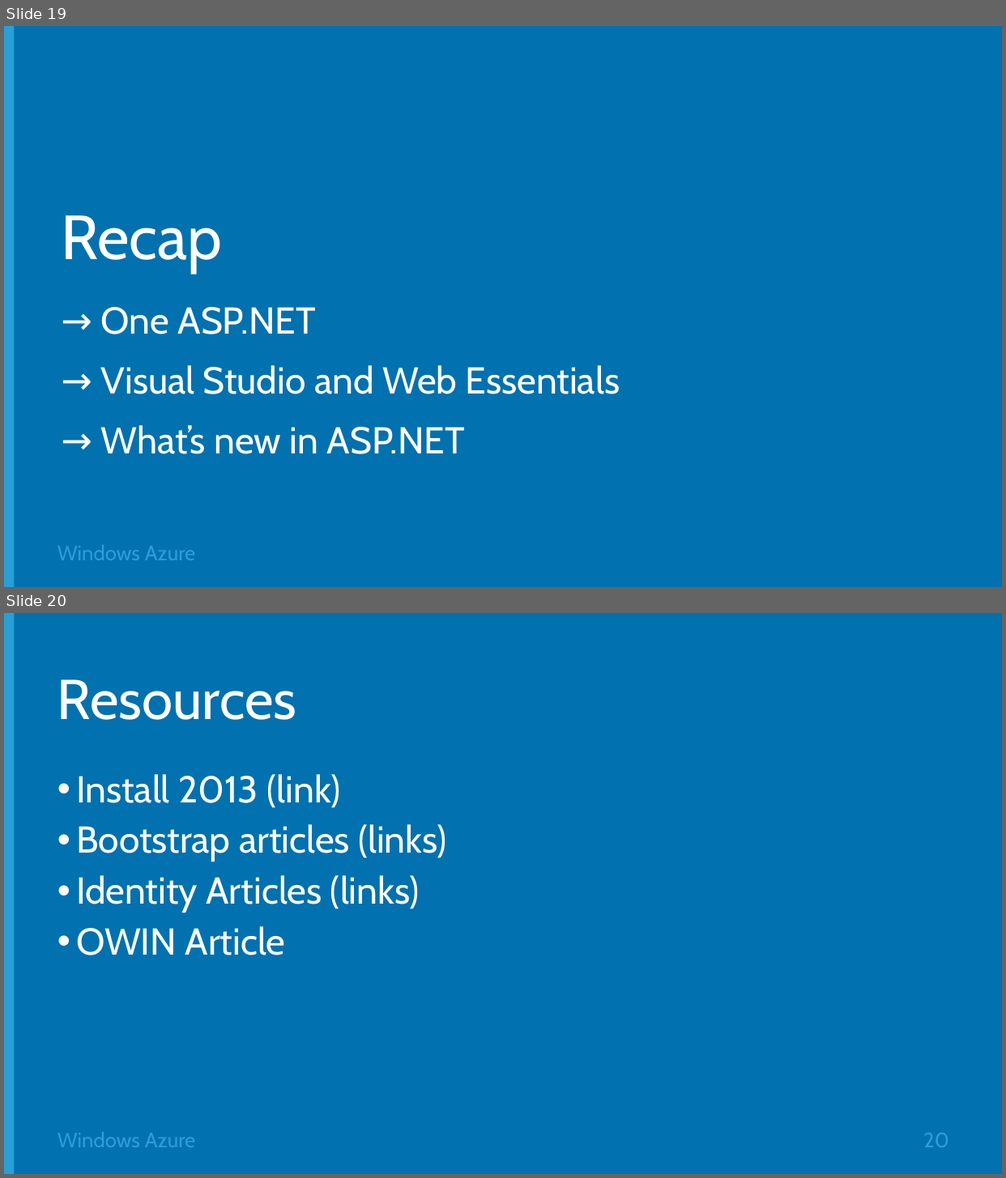
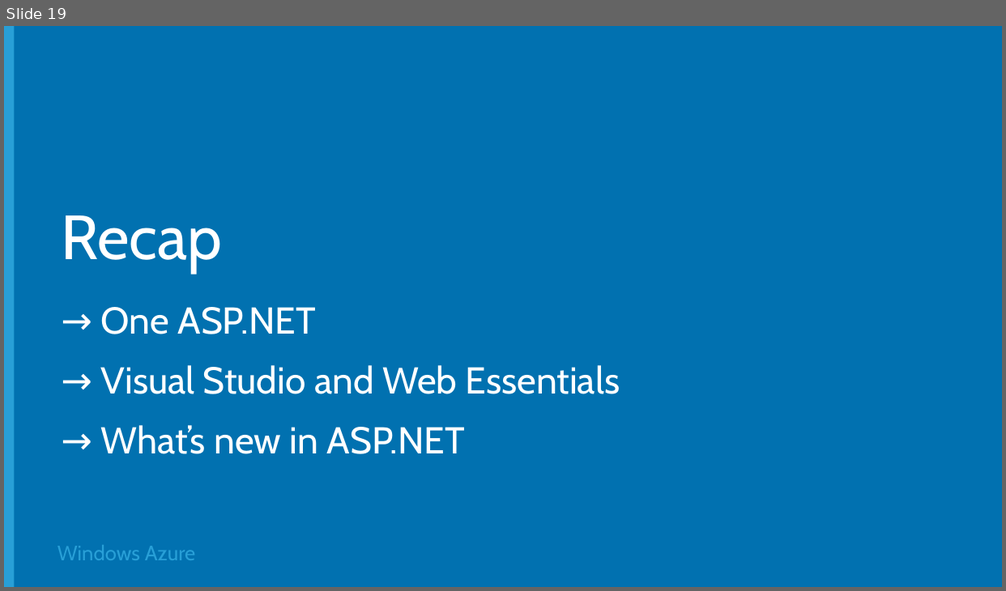
Before and after one commit to Microsoft-Web/DECK-ASPNET-and-VS-Web-Tooling, a slide deck: 2-ASPNET-and-VS-Web-Tooling.pptx. Shown one above the other, each under a label of ours: slides 19 and 20 before the commit, slide 19 after it. The pictures are 1006x1178 and 1006x591 pixels, drawn with LibreOffice and Linux fonts; fonts in the diff are those of the drawing; background and template pictures are left out. Boxes give left, top, right and bottom in pixels: in the first picture for what was removed or moved away, otherwise in the second. Text is boxed around its words. In the diff, an @@ line names an element or a change of style, - is before the commit and + after.

```diff
--- a/2-ASPNET-and-VS-Web-Tooling.pptx
+++ b/2-ASPNET-and-VS-Web-Tooling.pptx
@@ slide 20 removed at (4,613,1002,1174), background #0171B0; not listed: 2 template elements that a slide beside it also shows @@
@@ title removed at (57,679,297,720) @@
-Resources
@@ text removed at (76,774,446,956) @@
-• Install 2013 (link)
-• Bootstrap articles (links)
-• Identity Articles (links)
-• OWIN Article
@@ page number removed at (923,1133,949,1148) @@
-20
```
Also in this commit, not shown: 8 slides changed, 1 slide added, 1 other slide removed, 1 other file.
